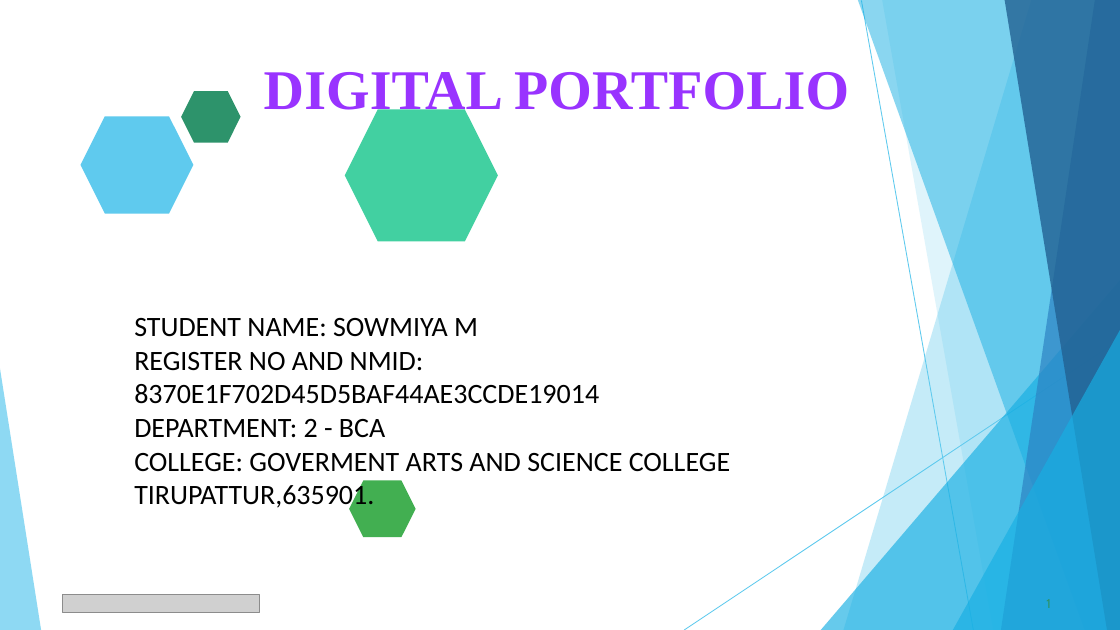
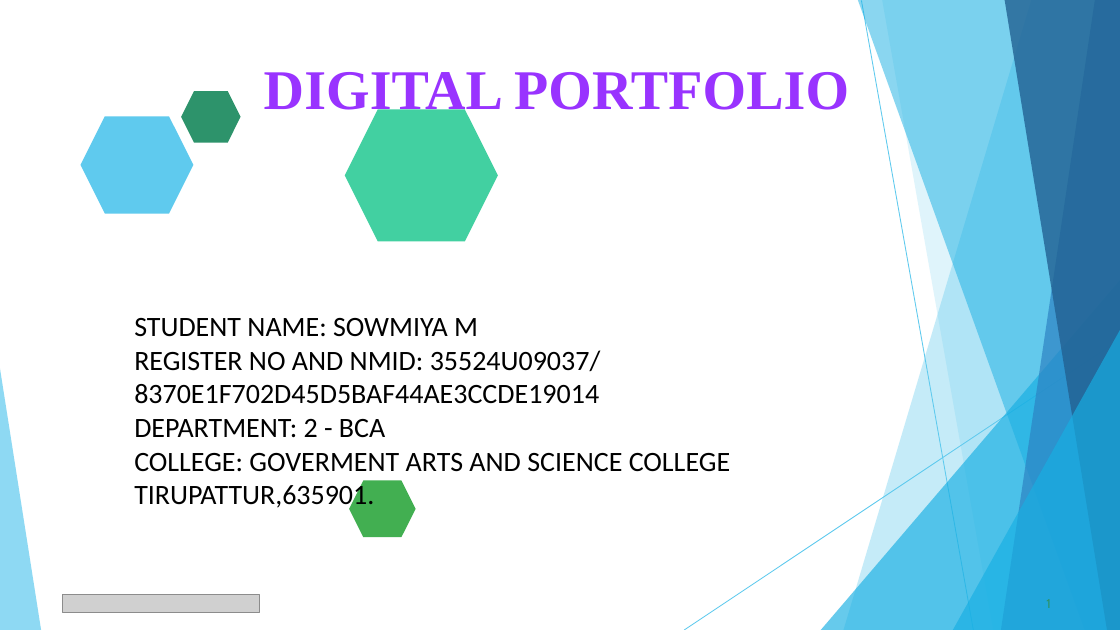
Before and after one commit to 24bcanm37-dot/NAANMUDHALVANSOWMIYA2025, a slide deck: slide 1 of PPT FWD TNSDC 2025.pptx. Drawn at 1120x630 pixels with LibreOffice and Linux fonts; fonts in the diff are those of the drawing; grey boxes stand for pictures. Boxes give left, top, right and bottom in pixels: in the first picture for what was removed or moved away, otherwise in the second. Text is boxed around its words. In the diff, an @@ line names an element or a change of style, - is before the commit and + after.

```diff
--- a/PPT FWD TNSDC 2025.pptx
+++ b/PPT FWD TNSDC 2025.pptx
@@ text at <box>134,350,601,404</box>: text changed @@
-REGISTER NO AND NMID: 8370E1F702D45D5BAF44AE3CCDE19014
+REGISTER NO AND NMID: 35524U09037/ 8370E1F702D45D5BAF44AE3CCDE19014
```
